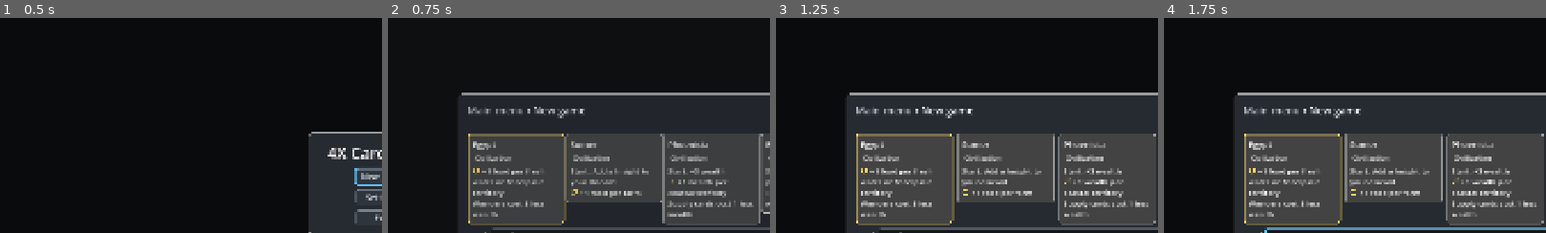
Above: before the commit, frames 1-4 (left to right).
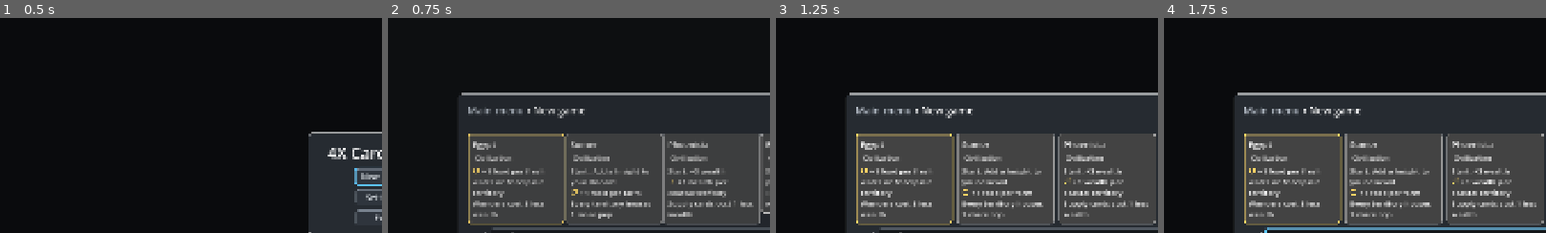
Above: after the commit, the same moments.

Repository: r888888888/4x-card-game
Game: Godot game, scene res://ui/main.tscn
Same seed, same stepped clock (60 frames per second), same inputs: the game is played once before the commit and once after it.
Inputs (mouse positions are % of the whole screen's width and height, from its top left):
- Up to frame 1 (0.5 s): no input
- Up to frame 2 (0.75 s): click "New game" at 0.5 s
- Up to frame 3 (1.25 s): no input
- Up to frame 4 (1.75 s): click (51, 62) at 1.27 s; type "12" at 1.35 s
The pictures show only the part of the screen within x 0-50%, y 11-61%; the shares and areas given below are measured in that part.

Frame 1 is identical in both runs. In frame 2, 2.7% of the frame differs, in the area x 46-72%, y 84-97%; in frame 3, 2.8%, in the area x 47-73%, y 84-97%; in frame 4, 2.8%.

Commit message:
110: a housing modifier raises every settled territory's housing; Sumer houses +1 pop everywhere
Co-Authored-By: Claude Opus 5.5 <noreply@anthropic.com>

Diff:
--- a/data/cards.json
+++ b/data/cards.json
@@ -183,7 +183,7 @@
       ]
     },
     {
-      "id": "sumer", "name": "Sumer", "type": "civilization",
+      "id": "sumer", "name": "Sumer", "type": "civilization", "modifiers": { "housing": 1 },
       "vp": 0, "tags": [],
       "flavor": "Between the Tigris and the Euphrates, the Sumerians dug canals, built the first cities, and pressed wedges into clay to keep their accounts: the first writing.",
       "quote": { "text": "Go up on the wall of Uruk and walk around.", "by": "Epic of Gilgamesh" },
--- a/engine/card_def.gd
+++ b/engine/card_def.gd
@@ -12,10 +12,12 @@
 const GOVERNMENT := "government"  # played from the hand to replace the ruling government, which leaves the game
 const TYPES: Array[String] = [ACTION, BUILDING, CITY, TERRITORY, TECH, EVENT, CIVILIZATION, GOVERNMENT]
 ## Each modifier key's noun in card text, [singular, plural] (129).
-## Each modifier key's line in card text (129, 109): %d is the amount; [for a gain, for a loss].
+## Each modifier key's line in card text (129, 109, 110): %d is the amount and %s the plural "s" ("%.0s" drops it,
+## since "pop" has no plural); [for a gain, for a loss].
 const MODIFIER_TEXT := {
 	Modifiers.ACTIONS: ["+%d action%s each turn", "−%d action%s each turn"],
 	Modifiers.HAND_SIZE: ["Draw up to %d more card%s each turn", "Draw up to %d fewer card%s each turn"],
+	Modifiers.HOUSING: ["Every territory houses %d more pop%.0s", "Every territory houses %d less pop%.0s"],
 }
 
 var id: String = ""
--- a/engine/data_loader.gd
+++ b/engine/data_loader.gd
@@ -25,7 +25,7 @@
 	"modifiers": [CardDef.BUILDING, CardDef.CITY, CardDef.TECH, CardDef.CIVILIZATION, CardDef.GOVERNMENT, CardDef.EVENT],
 }
 ## The keys a card's modifiers object may use (129); Modifiers.total sums each over the working cards.
-const MODIFIER_KEYS: Array[String] = [Modifiers.ACTIONS, Modifiers.HAND_SIZE]
+const MODIFIER_KEYS: Array[String] = [Modifiers.ACTIONS, Modifiers.HAND_SIZE, Modifiers.HOUSING]
 const TYPE_PLURALS := {CardDef.TERRITORY: "territories", CardDef.BUILDING: "buildings", CardDef.TECH: "techs", CardDef.EVENT: "events", CardDef.CIVILIZATION: "civilizations", CardDef.GOVERNMENT: "governments"}
 ## Card types that never sit on a territory, so their effects can't use a keyword or need a target.
 const NO_TERRITORY_TYPES: Array[String] = [CardDef.TECH, CardDef.EVENT, CardDef.GOVERNMENT]
--- a/engine/modifiers.gd
+++ b/engine/modifiers.gd
@@ -4,9 +4,10 @@
 ## engine's state; GameEngine.modifier calls total.
 
 ## The modifier keys (DataLoader.MODIFIER_KEYS lists the valid ones): extra actions each turn, and more cards drawn
-## each turn (109).
+## each turn (109), and housing on every settled territory (110).
 const ACTIONS := "actions"
 const HAND_SIZE := "hand_size"
+const HOUSING := "housing"
 
 
 ## The cards whose upkeep and modifiers apply: tableau cards that aren't idle, then the cards in ALWAYS_ON_ZONES
--- a/engine/population.gd
+++ b/engine/population.gd
@@ -14,10 +14,10 @@
 	var territory := Territories.settled(e, territory_uid)
 	if territory == null:
 		return 0
-	var total := territory.def.housing
+	var total := territory.def.housing + Modifiers.total(e, Modifiers.HOUSING)
 	for building in Territories.buildings_on(e, territory_uid):
 		total += building.def.housing
-	return total
+	return maxi(1, total)
 
 
 static func total_pop(e: GameEngine) -> int:
